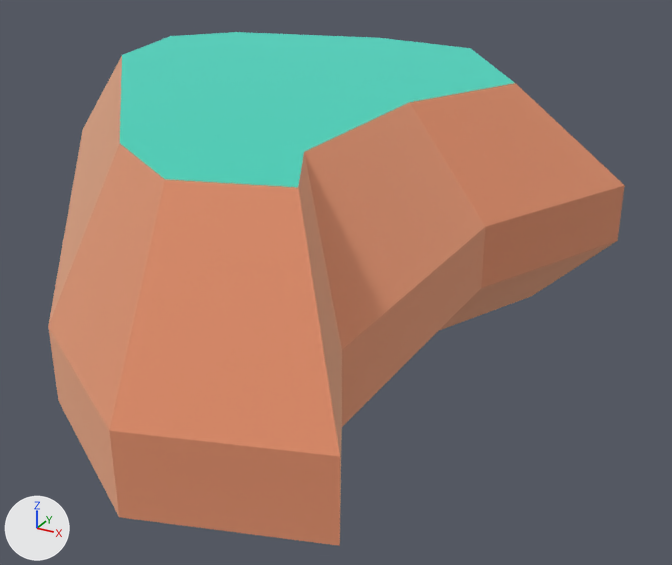
What one commit did to the glTF model packs/nature-kit/rock-largea.glb.
Before and after are seen from a 50 mm camera at (0.598, -0.887, 0.424) aimed at (0.106, 0.007, -0.023). The axes (+X, +Y, +Z) are drawn at lower left. The lights are the same throughout. The picture after the commit comes second. Where no turn or scale is listed for an object, it has been applied to the vertices.

The older version as bpy lines, for what is in view:
```python
mat_dirt = principled_material('dirt')
mat_dirt.base_color = (0.886, 0.514, 0.341)  # beige #f2be9e
mat_dirt.metallic = 1.0
mat_dirt.roughness = 1.0
mat_grass = principled_material('grass')
mat_grass.base_color = (0.173, 0.847, 0.722)  # cyan #73eddd
mat_grass.metallic = 1.0
mat_grass.roughness = 1.0
me_mesh_rock_largea = bpy.data.meshes.new('Mesh rock_largeA')
me_mesh_rock_largea.from_pydata(...)  # 42 vertices, 80 faces; spans x -0.392..0.392, y -0.508..0.508, z 0.0..0.26
# faces by material slot: [71, 9]
me_mesh_rock_largea.materials.append(mat_dirt)  # beige #f2be9e
me_mesh_rock_largea.materials.append(mat_grass)  # cyan #73eddd
ob_rock_largea = bpy.data.objects.new('rock_largeA', me_mesh_rock_largea)
ob_rock_largea.location = (0.0, 0.0, -0.05)
```
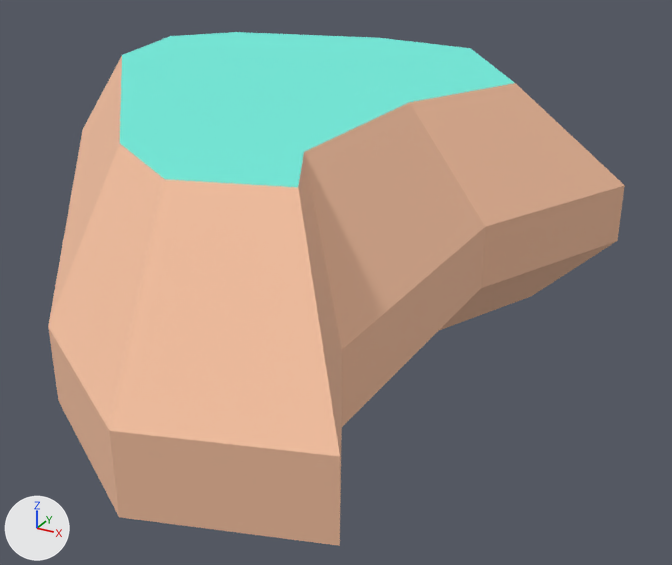
Changed parts and their boxes [x1, y1, x2, y2] in the pictures (672 x 565 px):
'rock_largeA', surface changed
    both: [48, 32, 625, 546]

The change, as a diff of the scene's bpy script:
```diff
--- a/packs/nature-kit/rock-largea.glb.py
+++ b/packs/nature-kit/rock-largea.glb.py
@@ mat_dirt @@
 mat_dirt.base_color = (0.886, 0.514, 0.341)  # beige #f2be9e
-mat_dirt.metallic = 1.0
 mat_dirt.roughness = 1.0
@@ mat_grass @@
 mat_grass.base_color = (0.173, 0.847, 0.722)  # cyan #73eddd
-mat_grass.metallic = 1.0
 mat_grass.roughness = 1.0
@@ ob_tmpparent @@
-ob_tmpparent = bpy.data.objects.new('tmpParent', None)
-ob_tmpparent.location = (0.0, 0.0, 0.0)
```
